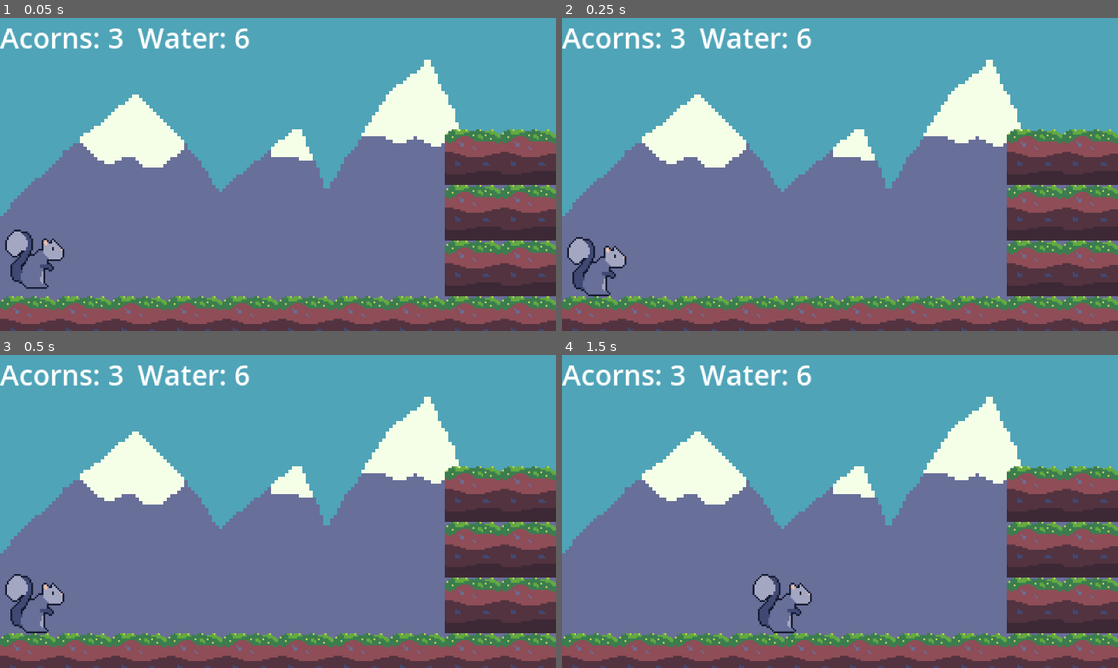
Above: before the commit, frames 1-4 (two rows, left to right).
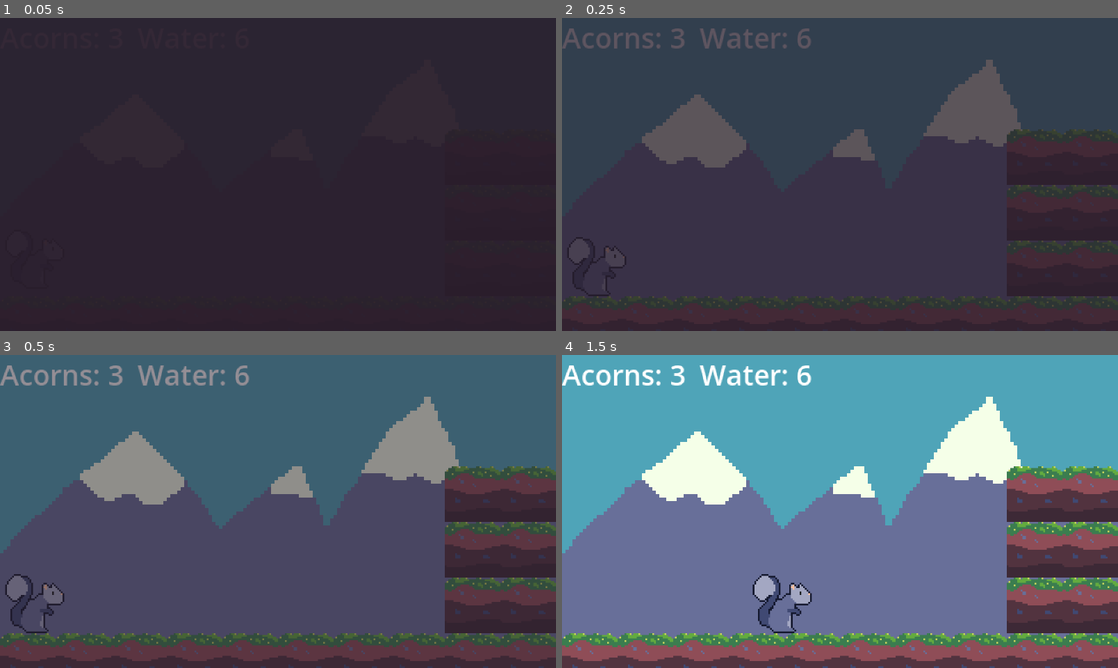
Above: after the commit, the same moments.

Repository: pjz987/growing
Game: Godot game, scene res://level.tscn
Two runs of this game, one before a commit and one after it. Both use one fixed random seed, a clock stepped at 60 frames per second and the inputs below.
Inputs (mouse positions are in pixels of both pictures, inside the frame that each line leads up to):
- Up to frame 1 (0.05 s): no input
- Up to frame 2 (0.25 s): no input
- Up to frame 3 (0.5 s): no input
- Up to frame 4 (1.5 s): move the mouse to (962, 495) at 0.52 s; hold D (move_right) from 0.53 s (still down); click (962, 495) at 0.67 s; tap Space (jump) at 0.77 s; move the mouse to (728, 527) at 1.27 s; click (728, 527) at 1.42 s

The runs differ from the first frame. In frame 1, 97% of the frame differs, in the area x 0-100%, y 0-100%; in frame 2, 97%; in frame 3, 91%; in frame 4, nothing differs.

Commit message:
levels and stuff

Diff:
--- a/acorn.gd
+++ b/acorn.gd
@@ -6,8 +6,6 @@
 
 func _on_body_entered(body: Node) -> void:
 	bounce_counter += 1
-	print(bounce_counter)
-	print(linear_velocity)
 	if bounce_counter > 2:
 		await get_tree().create_timer(pause_before_sprouting).timeout
 		Utils.instantiate_scene_on_level(TREE_SCENE, Vector2(global_position.x, global_position.y))
--- a/level.gd
+++ b/level.gd
@@ -4,29 +4,31 @@
 
 @export var number_of_acorns := 0
 @export var number_of_water := 0
+@export var fade_in_out_time := 1.0
+@export var next_level_path := "res://level.tscn"
 
 @onready var goal_label: Label = $Goal/GoalLabel
+@onready var blackout_layer: ColorRect = $BlackoutLayer
+
+var next_level_scene: PackedScene
 
 func _ready() -> void:
 	Globals.acorns = number_of_acorns
 	Globals.water = number_of_water
+	blackout_layer.visible = true
+	blackout_layer.color.a = 1.0
+	next_level_scene = load(next_level_path)
+	await get_tree().create_tween().tween_property(blackout_layer, "color:a", 0.0, fade_in_out_time).finished
+	blackout_layer.visible = false
 
 func _input(event: InputEvent) -> void:
 	if (event is InputEventMouseButton and event.button_index == MOUSE_BUTTON_RIGHT
 		and event.pressed == true and Globals.acorns > 0):
-		print(event.position)
-		print(event)
 		Globals.acorns -= 1
 		Utils.instantiate_scene_on_level(ACORN_SCENE, event.position)
 
-
-#func _on_goal_area_entered(area: Area2D) -> void:
-	#goal_label.visible = true
-#
-#
 func _on_goal_body_entered(body: Node2D) -> void:
 	goal_label.visible = true
-
-
-func _on_goal_area_shape_entered(area_rid: RID, area: Area2D, area_shape_index: int, local_shape_index: int) -> void:
-	goal_label.visible = true
+	blackout_layer.visible = true
+	await get_tree().create_tween().tween_property(blackout_layer, "color:a", 1.0, fade_in_out_time).finished
+	get_tree().change_scene_to_packed(next_level_scene)
--- a/level.tscn
+++ b/level.tscn
@@ -43,6 +43,10 @@
 offset_bottom = -13.0
 text = "you win"
 
-[connection signal="area_entered" from="Goal" to="." method="_on_goal_area_entered"]
-[connection signal="area_shape_entered" from="Goal" to="." method="_on_goal_area_shape_entered"]
+[node name="BlackoutLayer" type="ColorRect" parent="."]
+visible = false
+offset_right = 320.0
+offset_bottom = 192.0
+color = Color(0.160784, 0.113725, 0.168627, 0)
+
 [connection signal="body_entered" from="Goal" to="." method="_on_goal_body_entered"]
